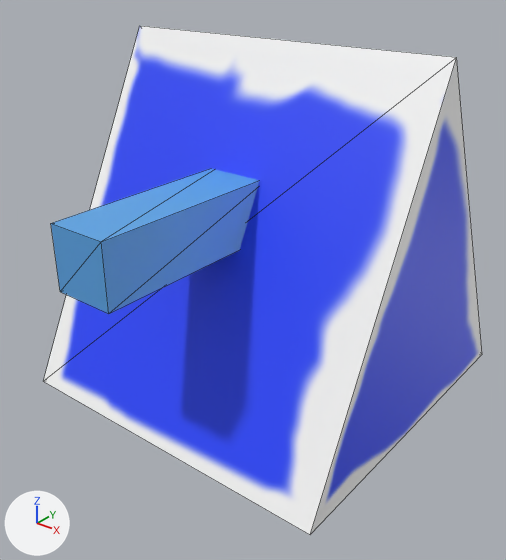
Renders of the COLLADA model models/tank.dae from each side of a commit.
One viewpoint serves both versions: a camera (50 mm lens) standing at (1.398, -1.708, 0.856) and looking at (0.067, -0.045, -0.175). The lights are fixed; the arrows at lower left show +X, +Y and +Z. Mesh edges are drawn as thin lines.
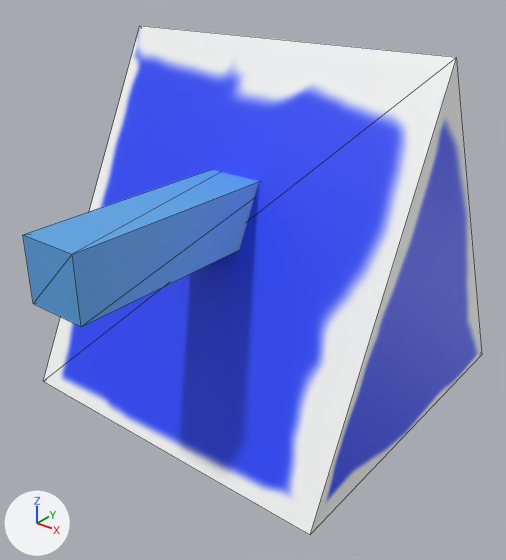
The newer file is also rescaled (x0.574), turned or shifted as a whole; pictures and numbers use the older file's frame.

Where the change shows, as pixel boxes (x1, y1, x2, y2) in the pictures (506 x 560 px):
'Cube.001', reshaped
    before: (51, 169, 260, 314)
    after: (23, 170, 259, 327)

What the commit changed:
me_cube_008 has 8 vertices, 12 faces and spans x -0.101..0.101, y -0.346..0.346, z -0.101..0.101.
me_cube_008 is used by ob_cube_001; location (0.0, -0.341, 0.082).
Part 1, on me_cube_008:
Vertex 0 of me_cube_008 moves from (-0.101, -0.346, -0.101) at pixel (60, 291) to (-0.1, -0.435, -0.101) at pixel (33, 303).
Vertex 1 of me_cube_008 moves from (-0.101, -0.346, 0.101) at pixel (50, 223) to (-0.1, -0.435, 0.098) at pixel (22, 234).
Vertex 2 of me_cube_008 moves from (-0.101, 0.346, -0.101) to (-0.1, 0.483, -0.101).
Vertex 3 of me_cube_008 moves from (-0.101, 0.346, 0.101) to (-0.1, 0.483, 0.098).
Vertex 4 of me_cube_008 moves from (0.101, -0.346, -0.101) at pixel (108, 313) to (0.1, -0.435, -0.101) at pixel (81, 326).
Vertex 5 of me_cube_008 moves from (0.101, -0.346, 0.101) at pixel (101, 241) to (0.1, -0.435, 0.098) at pixel (72, 254).
Vertex 6 of me_cube_008 moves from (0.101, 0.346, -0.101) to (0.1, 0.483, -0.101).
Vertex 7 of me_cube_008 moves from (0.101, 0.346, 0.101) to (0.1, 0.483, 0.098).
